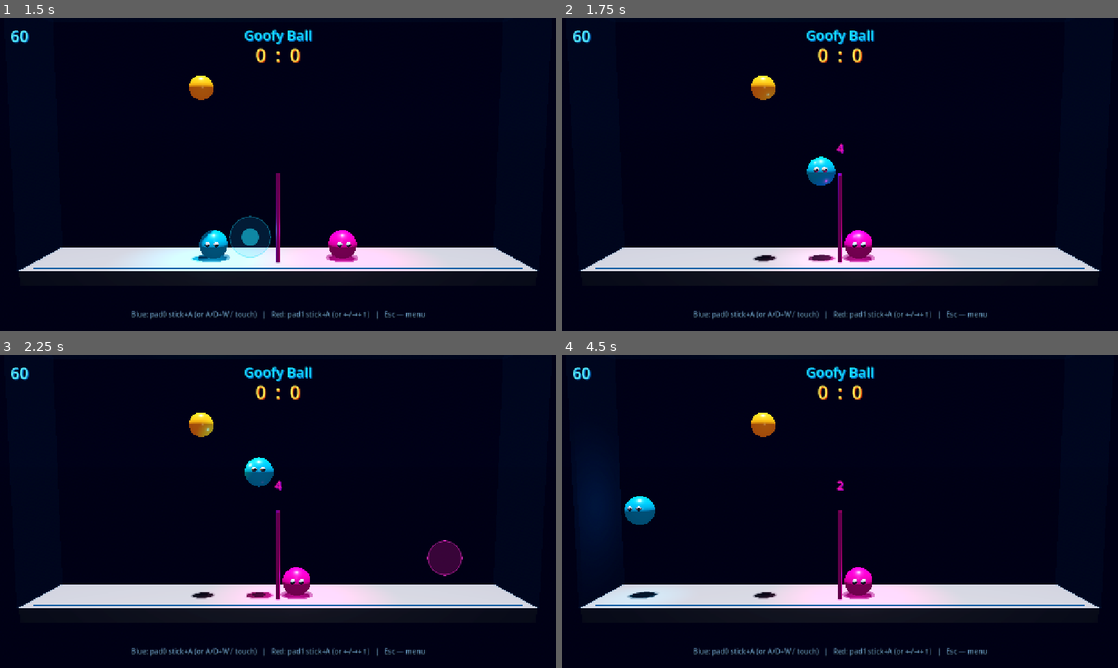
Above: before the commit, frames 1-4 (two rows, left to right).
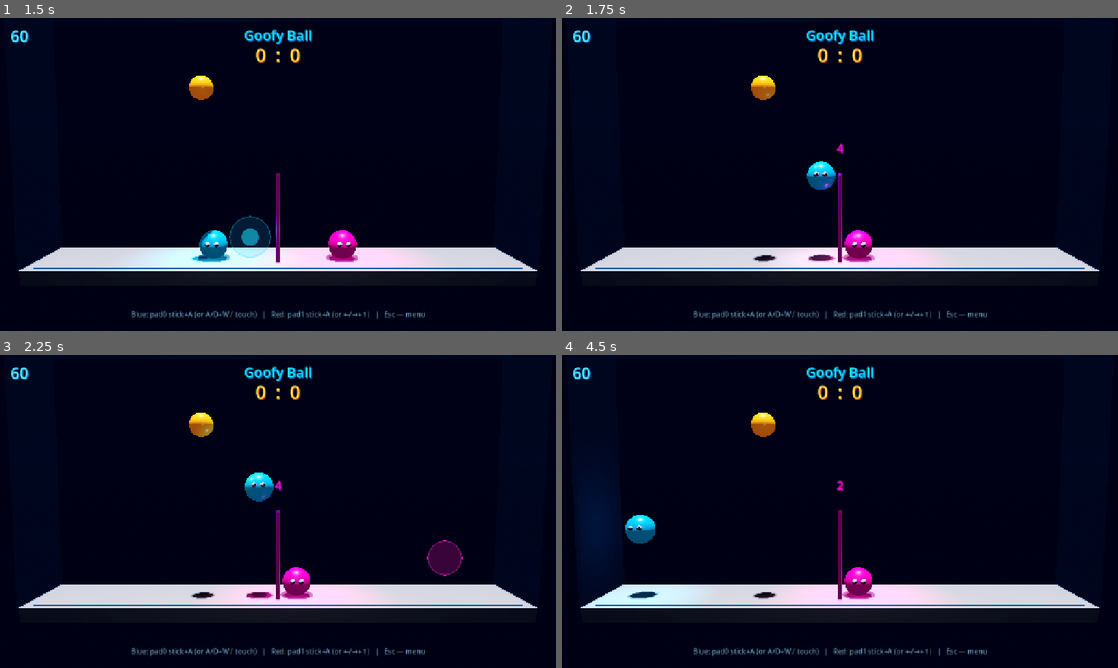
Above: after the commit, the same moments.

Repository: GGamezebo/GoofyBall
Game: Godot game, scene res://main.tscn
Two runs of this game, one before a commit and one after it. Both use one fixed random seed, a clock stepped at 60 frames per second and the inputs below.
Inputs (mouse positions are in pixels of both pictures, inside the frame that each line leads up to):
- Up to frame 1 (1.5 s): click "Play Together" at 0.5 s; tap Enter at 1.25 s; move the mouse to (250, 237) at 1.27 s; hold D (p1_right) from 1.28 s (still down); hold Left (p2_left) from 1.28 s (still down); click (250, 237) at 1.42 s
- Up to frame 2 (1.75 s): keep holding D (p1_right); keep holding Left (p2_left); tap W (p1_jump) at 1.52 s
- Up to frame 3 (2.25 s): release D (p1_right) at 2 s; release Left (p2_left) at 2 s; drag from (444, 558) to (250, 574) at 2.02 s
- Up to frame 4 (4.5 s): move the mouse to (673, 464) at 2.77 s; hold A (p1_left) 2.78-3.5 s; hold Left (p2_left) 2.78-3.5 s; drag from (867, 511) to (673, 464) at 3.52 s; move the mouse to (756, 433) at 4.27 s; hold A (p1_left) from 4.28 s (still down); hold Left (p2_left) from 4.28 s (still down)

Frame 1 is identical in both runs. In frame 2, 0.3% of the frame differs, in the area x 37-50%, y 24-78%; in frame 3, 0.6%; in frame 4, 0.8%, in the area x 11-18%, y 45-78%.

Commit message:
Physics improvements

Diff:
--- a/src/features/ball/ball.tscn
+++ b/src/features/ball/ball.tscn
@@ -38,21 +38,19 @@
 rings = 20
 ring_segments = 12
 
-[sub_resource type="StandardMaterial3D" id="StandardMaterial3D_spark"]
+[sub_resource type="StandardMaterial3D" id="StandardMaterial3D_shadow"]
 transparency = 1
 shading_mode = 0
-albedo_color = Color(1, 0.55, 0.12, 1)
-emission_enabled = true
-emission = Color(1, 0.35, 0.05, 1)
-emission_energy_multiplier = 3.5
+albedo_color = Color(0, 0, 0, 0.5)
 disable_receive_shadows = true
 
-[sub_resource type="SphereMesh" id="SphereMesh_spark"]
-material = SubResource("StandardMaterial3D_spark")
-radius = 0.06
-height = 0.12
-radial_segments = 8
-rings = 4
+[sub_resource type="CylinderMesh" id="CylinderMesh_shadow"]
+material = SubResource("StandardMaterial3D_shadow")
+top_radius = 0.4
+bottom_radius = 0.4
+height = 0.02
+radial_segments = 24
+rings = 1
 
 [sub_resource type="ParticleProcessMaterial" id="ParticleProcessMaterial_sparks"]
 direction = Vector3(0, 1, 0)
@@ -68,64 +66,63 @@
 scale_max = 1.1
 color = Color(1, 0.65, 0.2, 1)
 
-[sub_resource type="StandardMaterial3D" id="StandardMaterial3D_shadow"]
+[sub_resource type="StandardMaterial3D" id="StandardMaterial3D_spark"]
 transparency = 1
 shading_mode = 0
-albedo_color = Color(0, 0, 0, 0.5)
+albedo_color = Color(1, 0.55, 0.12, 1)
 disable_receive_shadows = true
 
-[sub_resource type="CylinderMesh" id="CylinderMesh_shadow"]
-material = SubResource("StandardMaterial3D_shadow")
-top_radius = 0.4
-bottom_radius = 0.4
-height = 0.02
-radial_segments = 24
-rings = 1
+[sub_resource type="SphereMesh" id="SphereMesh_spark"]
+material = SubResource("StandardMaterial3D_spark")
+radius = 0.06
+height = 0.12
+radial_segments = 8
+rings = 4
 
-[node name="Ball" type="RigidBody3D"]
+[node name="Ball" type="RigidBody3D" unique_id=668254405]
 collision_layer = 4
 collision_mask = 7
 mass = 0.07
 physics_material_override = SubResource("PhysicsMaterial_ball")
 gravity_scale = 0.4
-linear_damp = 0.015
-continuous_cd = 2
+continuous_cd = true
 contact_monitor = true
 max_contacts_reported = 8
+linear_damp = 0.015
 script = ExtResource("1_ball")
 
-[node name="CollisionShape3D" type="CollisionShape3D" parent="."]
+[node name="CollisionShape3D" type="CollisionShape3D" parent="." unique_id=1182604027]
 shape = SubResource("SphereShape3D_ball")
 
-[node name="Mesh" type="MeshInstance3D" parent="."]
+[node name="Mesh" type="MeshInstance3D" parent="." unique_id=139659861]
 mesh = SubResource("SphereMesh_ball")
 
-[node name="Stripe" type="MeshInstance3D" parent="."]
+[node name="Stripe" type="MeshInstance3D" parent="." unique_id=458715059]
+visible = false
 mesh = SubResource("TorusMesh_stripe")
 
-[node name="Stripe2" type="MeshInstance3D" parent="."]
+[node name="Stripe2" type="MeshInstance3D" parent="." unique_id=1756919629]
 transform = Transform3D(1, 0, 0, 0, -4.37114e-08, -1, 0, 1, -4.37114e-08, 0, 0, 0)
+visible = false
 mesh = SubResource("TorusMesh_stripe")
 
-[node name="GroundShadow" type="MeshInstance3D" parent="."]
+[node name="GroundShadow" type="MeshInstance3D" parent="." unique_id=703190157]
 cast_shadow = 0
 mesh = SubResource("CylinderMesh_shadow")
 
-[node name="GlowLight" type="OmniLight3D" parent="."]
+[node name="GlowLight" type="OmniLight3D" parent="." unique_id=1498690893]
 light_color = Color(1, 0.72, 0.12, 1)
 light_energy = 1.6
 light_indirect_energy = 0.7
-shadow_enabled = false
 omni_range = 3.5
 omni_attenuation = 1.35
 
-[node name="ExplosionSparks" type="GPUParticles3D" parent="."]
+[node name="ExplosionSparks" type="GPUParticles3D" parent="." unique_id=1258748978]
 emitting = false
 amount = 56
 lifetime = 0.7
 one_shot = true
 explosiveness = 1.0
 randomness = 0.4
-visibility_aabb = AABB(-4, -4, -4, 8, 8, 8)
 process_material = SubResource("ParticleProcessMaterial_sparks")
 draw_pass_1 = SubResource("SphereMesh_spark")
--- a/src/features/blob_player/blob_player.gd
+++ b/src/features/blob_player/blob_player.gd
@@ -9,11 +9,15 @@
 @export var use_player_input: bool = true
 
 const MOVE_SPEED := 6.5
-const JUMP_VELOCITY := 12.2
+const JUMP_VELOCITY := 11.6
 const GRAVITY := 22.0
 const AIR_CONTROL := 0.55
 const HIT_SPEED := 8.0
-const HIT_MIN_UP := 4.6
+## Loft for high contacts only; low contacts keep geometric cut (under-net).
+const HIT_MIN_UP := 4.0
+const HIT_REFLECT := 0.4
+const HIT_PUSH := 0.75
+const HIT_FLOOR_VY := -10.0
 const PLANE_Z := 0.0
 const SHADOW_FLOOR_Y := 0.02
 ## Keep each blob on its own half (radius + half-net + margin).
@@ -99,15 +103,32 @@
 
 
 func apply_ball_hit(ball: RigidBody3D, hit_normal: Vector3) -> void:
-	var dir := hit_normal
-	dir.z = 0.0
-	dir = dir.normalized()
+	var n := hit_normal
+	n.z = 0.0
+	if n.length_squared() < 0.0001:
+		n = Vector3.UP
+	else:
+		n = n.normalized()
 
-	var new_vel := dir * HIT_SPEED
-	new_vel.x += velocity.x * 0.7
-	new_vel.y = maxf(new_vel.y, HIT_MIN_UP) + maxf(velocity.y, 0.0) * 0.55
+	# Contact height on the blob: +1 top, -1 bottom. Low hits cut under the net.
+	var loft := clampf(n.y, 0.0, 1.0)
+
+	var incoming := ball.linear_velocity
+	incoming.z = 0.0
+	var bounced := incoming.bounce(n)
+	var push := n * HIT_SPEED
+	var player_boost := Vector3(velocity.x * 0.75, velocity.y * 0.5, 0.0)
+
+	var new_vel := bounced * HIT_REFLECT + push * HIT_PUSH + player_boost
+
+	# Only mid/high contacts get forced loft — bottom contacts keep geometry.
+	if loft > 0.2:
+		new_vel.y = maxf(new_vel.y, HIT_MIN_UP * loft)
+	else:
+		# Soft floor so a pure downward poke doesn't bury instantly.
+		new_vel.y = maxf(new_vel.y, HIT_FLOOR_VY)
+
 	new_vel.z = 0.0
-
 	ball.linear_velocity = new_vel
 	ball.angular_velocity = Vector3(0, 0, randf_range(-5.0, 5.0))
 	_squash = 0.7
Not shown: 2 places in src/features/ball/ball.tscn that only renumber resources
